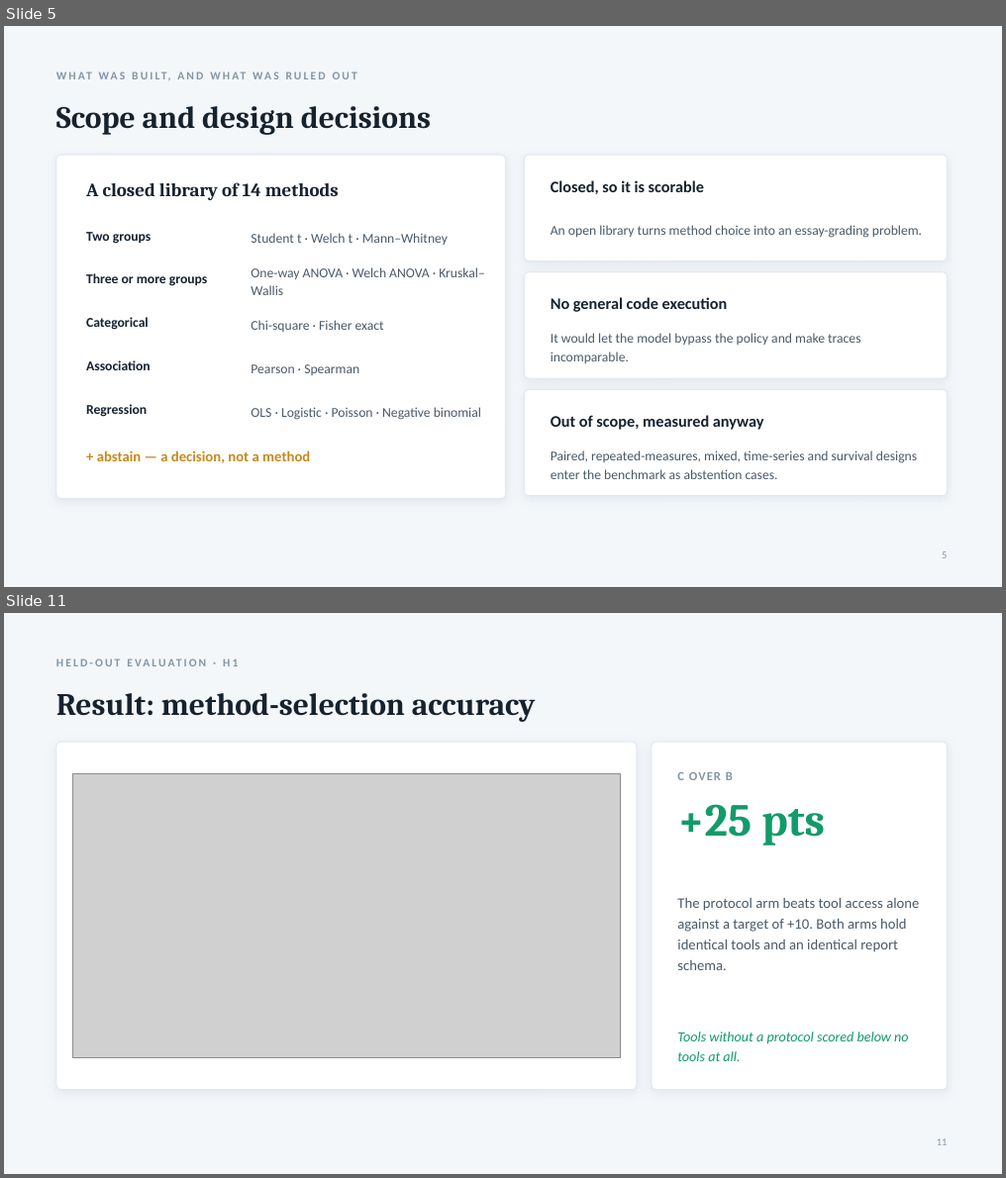
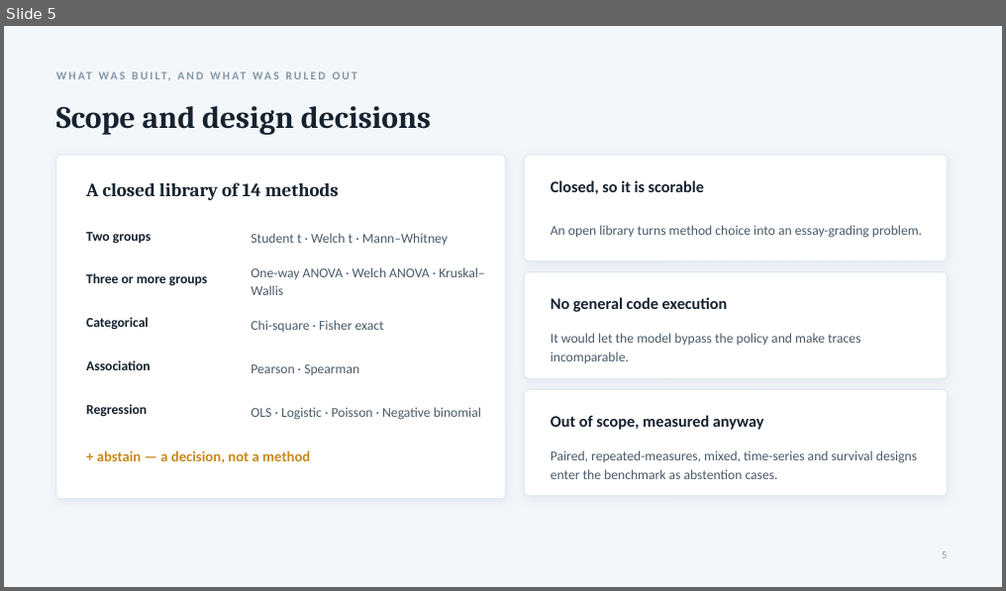
Before and after one commit to Vishal4507/AI_statistician, a slide deck: docs/AI_Statistician_Presentation.pptx. Shown one above the other, each under a label of ours: slides 5 and 11 before the commit, slide 5 after it; the slides between them are not shown. The pictures are 1006x1178 and 1006x591 pixels, drawn with LibreOffice and Linux fonts; fonts in the diff are those of the drawing; grey boxes stand for pictures. Boxes give left, top, right and bottom in pixels: in the first picture for what was removed or moved away, otherwise in the second. Text is boxed around its words. In the diff, an @@ line names an element or a change of style, - is before the commit and + after.

```diff
--- a/docs/AI_Statistician_Presentation.pptx
+++ b/docs/AI_Statistician_Presentation.pptx
@@ slide 11 removed at [4, 613, 1002, 1174], background #F4F7FA @@
@@ text removed at [56, 652, 731, 672] @@
-HELD-OUT EVALUATION · H1
@@ text removed at [56, 693, 536, 722] @@
-Result: method-selection accuracy
@@ rounded rectangle removed at [56, 742, 637, 1090] @@
@@ rounded rectangle removed at [651, 742, 947, 1090] @@
@@ picture removed at [73, 774, 620, 1058] @@
@@ text removed at [677, 772, 733, 780] @@
-C OVER B
@@ text removed at [677, 804, 825, 846] @@
-+25 pts
@@ text removed at [677, 898, 919, 970] @@
-The protocol arm beats tool access alone against a target of +10. Both arms hold identical tools and an identical report schema.
@@ text removed at [677, 1032, 909, 1061] @@
-Tools without a protocol scored below no tools at all.
@@ text removed at [937, 1139, 947, 1146] @@
-11
```
Also in this commit, not shown: 6 slides changed, 5 slides added, 10 other slides removed, 14 other files.
